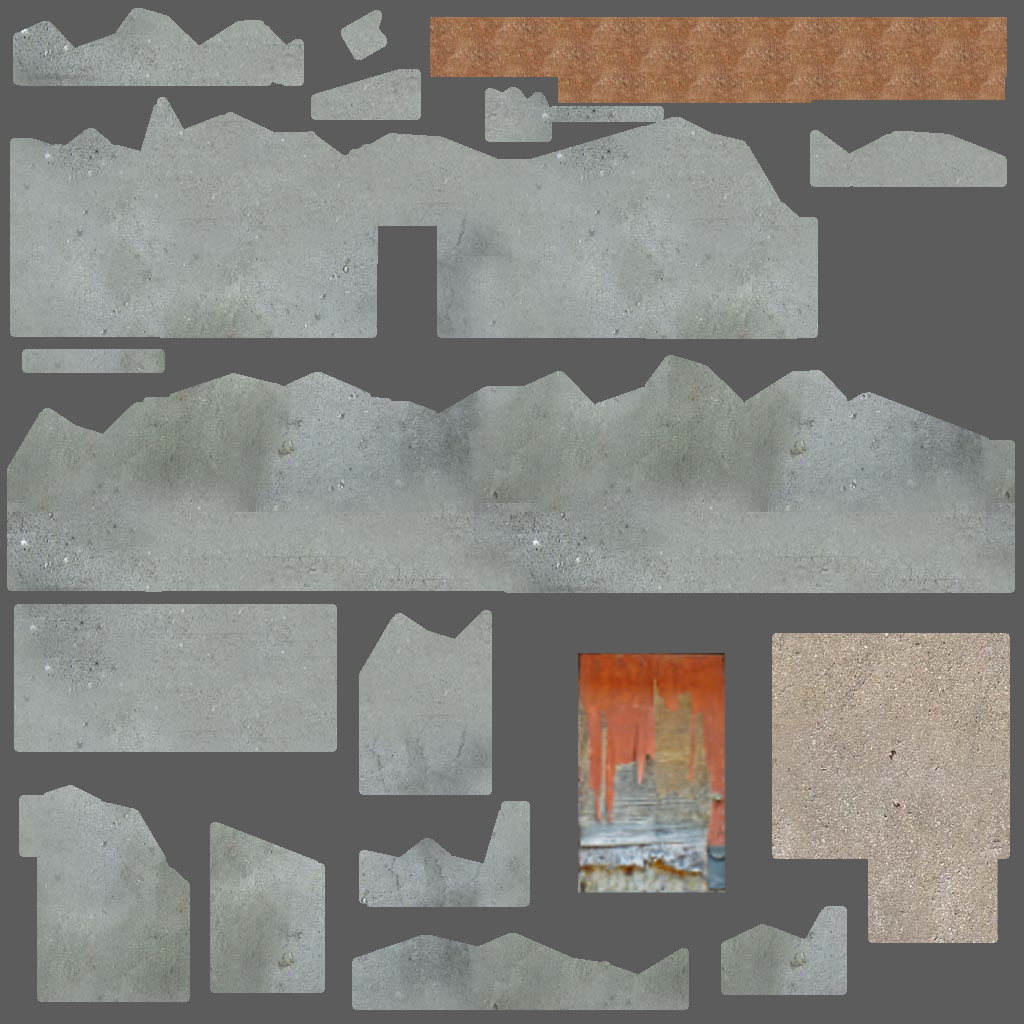
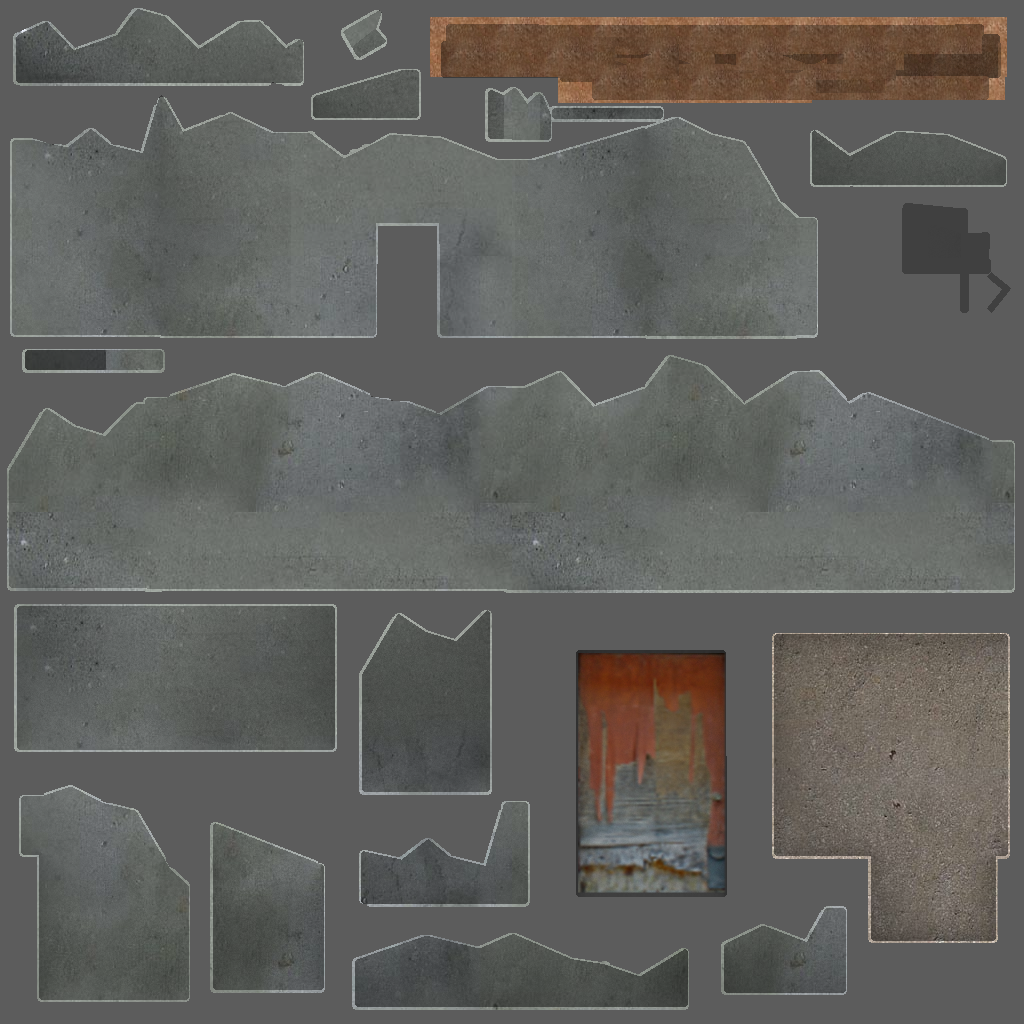
The second 1024 × 1024 image is a revision of the first. Changes to its layers:
added layer "occ" (multiply, 62%) above "uvmap" over (9, 9, 1014, 1007)
